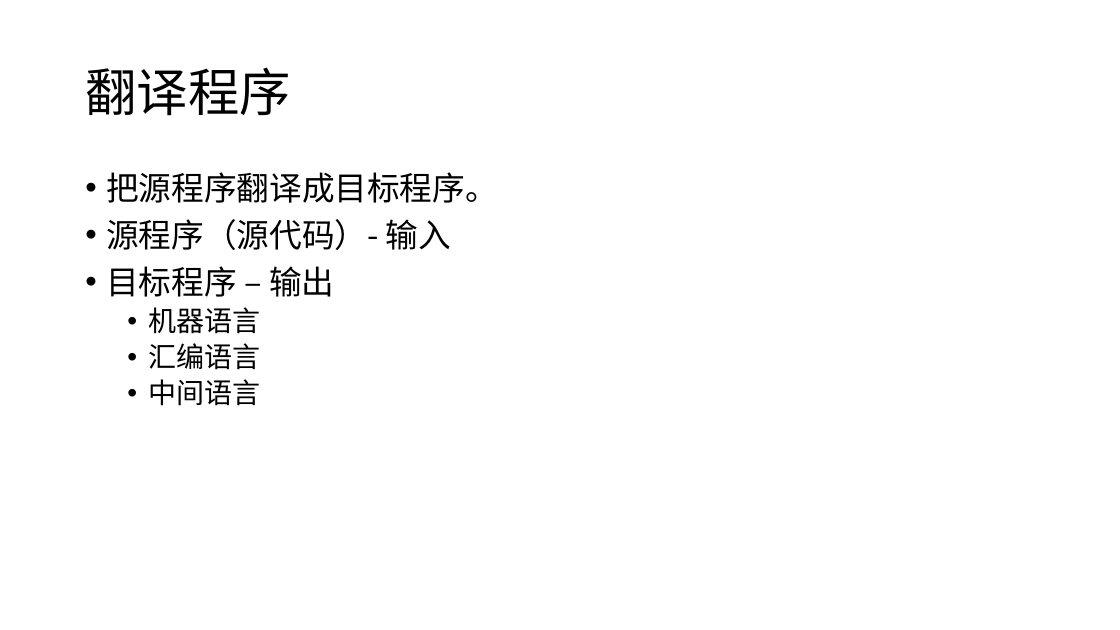
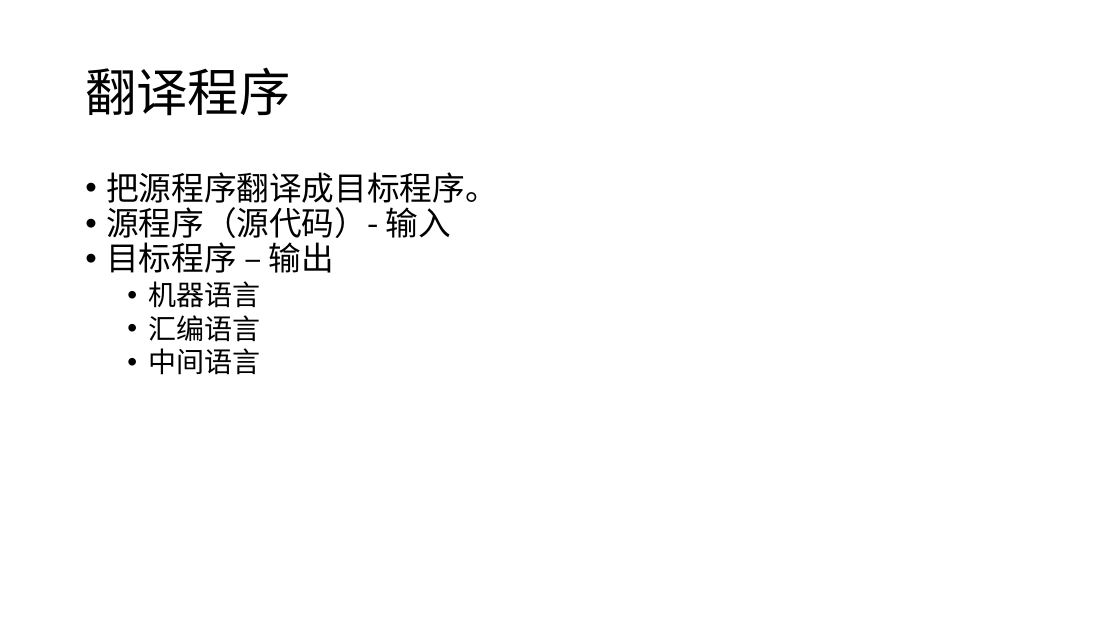
Before and after one commit to cloudspurs/klz, a slide deck: slide 10 of programming/pre_school.pptx (slide 8 before the commit). Drawn at 1120x630 pixels with LibreOffice and Linux fonts; fonts in the diff are those of the drawing. Boxes give left, top, right and bottom in pixels: in the first picture for what was removed or moved away, otherwise in the second. Text is boxed around its words. In the diff, an @@ line names an element or a change of style, - is before the commit and + after.

```diff
--- a/programming/pre_school.pptx
+++ b/programming/pre_school.pptx
@@ text "把源程序翻译成目标程序。" at (106,172,497,375): less space between paragraphs; line spacing 0.9 to 1 @@
```
Also in this commit, not shown: 12 other slides changed, 2 slides added.
